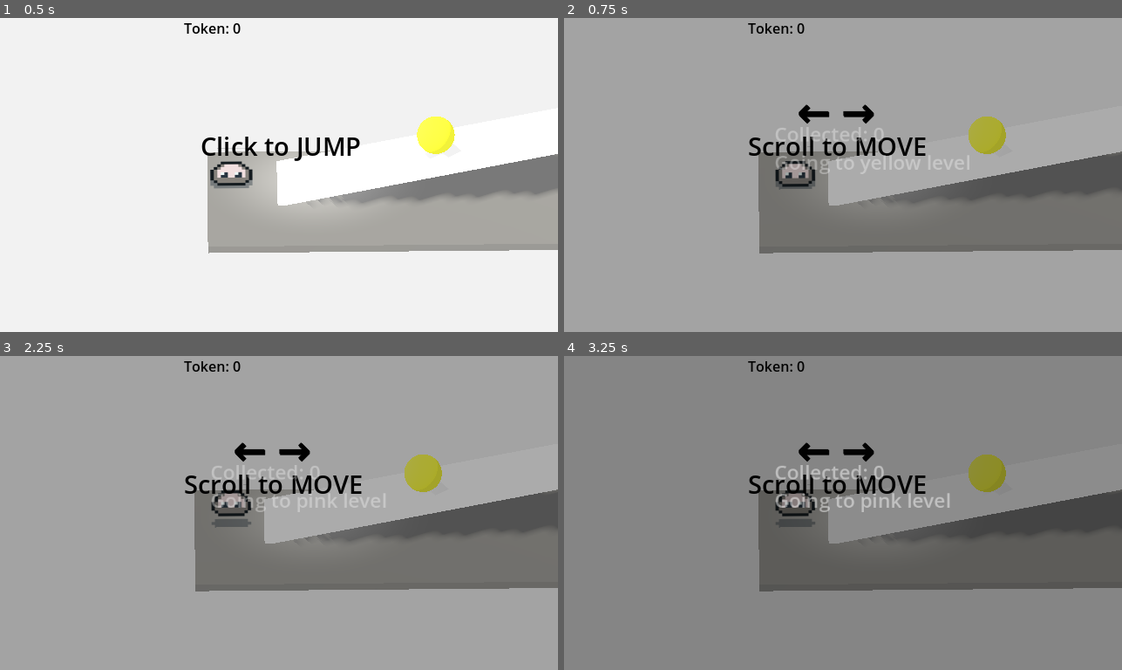
Above: before the commit, frames 1-4 (two rows, left to right).
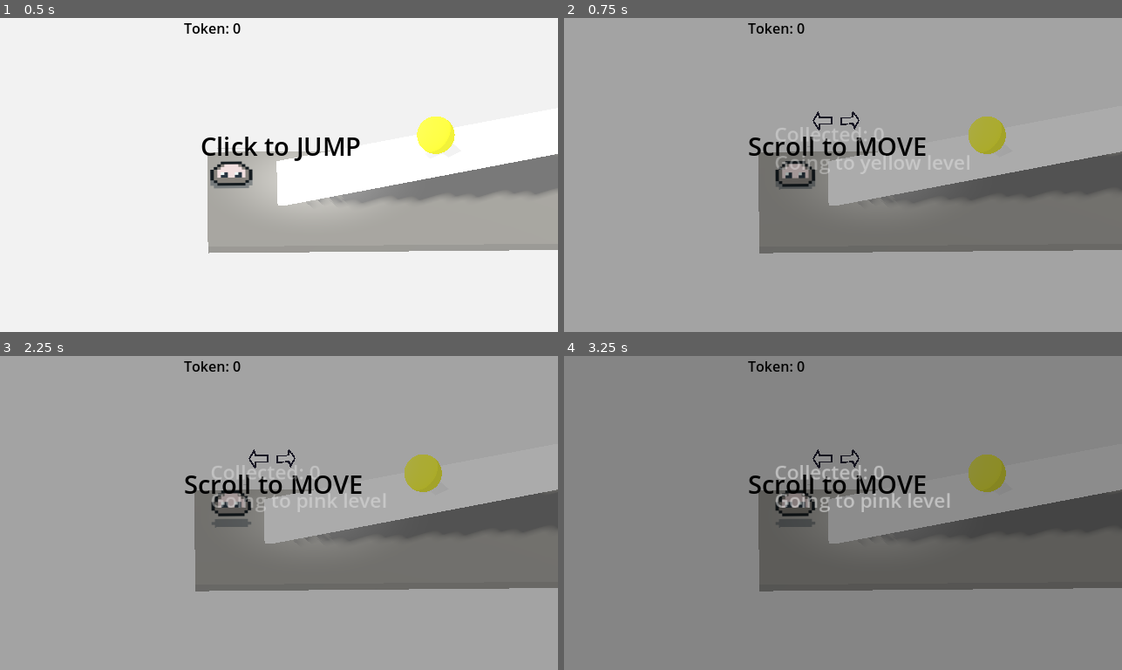
Above: after the commit, the same moments.

Repository: Beaily/JellyPoP
Game: Godot game, scene res://main.tscn
Two runs of this game, one before a commit and one after it. Both use one fixed random seed, a clock stepped at 60 frames per second and the inputs below.
Inputs (mouse positions are in pixels of both pictures, inside the frame that each line leads up to):
- Up to frame 1 (0.5 s): no input
- Up to frame 2 (0.75 s): tap Enter at 0.5 s; move the mouse to (965, 159) at 0.52 s; tap 1 at 0.6 s; click (965, 159) at 0.67 s
- Up to frame 3 (2.25 s): tap Space at 1.25 s; drag from (167, 528) to (251, 575) at 1.27 s; tap Enter at 2 s; move the mouse to (334, 443) at 2.02 s; tap 3 at 2.1 s; click (334, 443) at 2.17 s
- Up to frame 4 (3.25 s): tap Space at 2.75 s; drag from (815, 575) to (675, 465) at 2.77 s

Frame 1 is identical in both runs. In frame 2, 0.4% of the frame differs, in the area x 42-56%, y 27-36%; in frame 3, 0.4%; in frame 4, 0.4%.

Commit message:
更换滚轮指示

Diff:
--- a/Scenes/canvas_layer.tscn
+++ b/Scenes/canvas_layer.tscn
@@ -1,6 +1,7 @@
-[gd_scene load_steps=3 format=3 uid="uid://ebq266m7ly7q"]
+[gd_scene load_steps=4 format=3 uid="uid://ebq266m7ly7q"]
 
 [ext_resource type="Script" uid="uid://kbr0btupvcrg" path="res://canvas_layer.gd" id="1_5oaki"]
+[ext_resource type="Texture2D" uid="uid://bsj1wvk0v0nkq" path="res://Arts/精灵-0002-Sheet.png" id="2_q85f0"]
 
 [sub_resource type="LabelSettings" id="LabelSettings_5oaki"]
 font_size = 21
@@ -11,6 +12,7 @@
 script = ExtResource("1_5oaki")
 
 [node name="JumpLabel" type="RichTextLabel" parent="."]
+visible = false
 anchors_preset = 8
 anchor_left = 0.5
 anchor_top = 0.5
@@ -47,17 +49,13 @@
 theme_override_font_sizes/normal_font_size = 29
 text = "Scroll to MOVE"
 
-[node name="Arrow" type="Label" parent="."]
+[node name="Arrow" type="TextureRect" parent="."]
 visible = false
-offset_left = 267.0
-offset_top = 74.0
-offset_right = 362.0
-offset_bottom = 154.0
-theme_override_colors/font_color = Color(0, 0, 0, 1)
-theme_override_colors/font_shadow_color = Color(0, 0, 0, 1)
-theme_override_colors/font_outline_color = Color(0, 0, 0, 1)
-theme_override_font_sizes/font_size = 46
-text = "← →"
+offset_left = 281.0
+offset_top = 87.0
+offset_right = 345.0
+offset_bottom = 151.0
+texture = ExtResource("2_q85f0")
 
 [node name="TokenHint" type="RichTextLabel" parent="."]
 visible = false
@@ -94,6 +92,10 @@
 anchors_preset = 15
 anchor_right = 1.0
 anchor_bottom = 1.0
+offset_left = 5.0
+offset_top = 1.0
+offset_right = 5.0
+offset_bottom = 1.0
 grow_horizontal = 2
 grow_vertical = 2
 
Binary file added: Arts/精灵-0002-Sheet.png
Not shown, added: Arts/精灵-0002-Sheet.png.import
Not shown, added: export_presets.cfg
